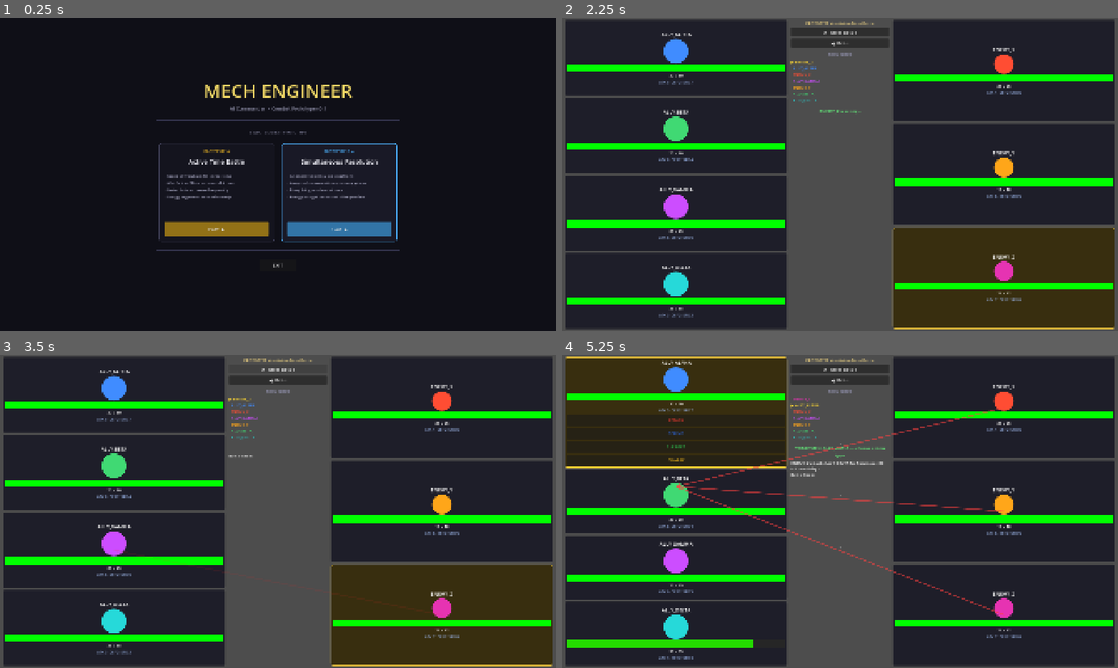
Above: before the commit, frames 1-4 (two rows, left to right).
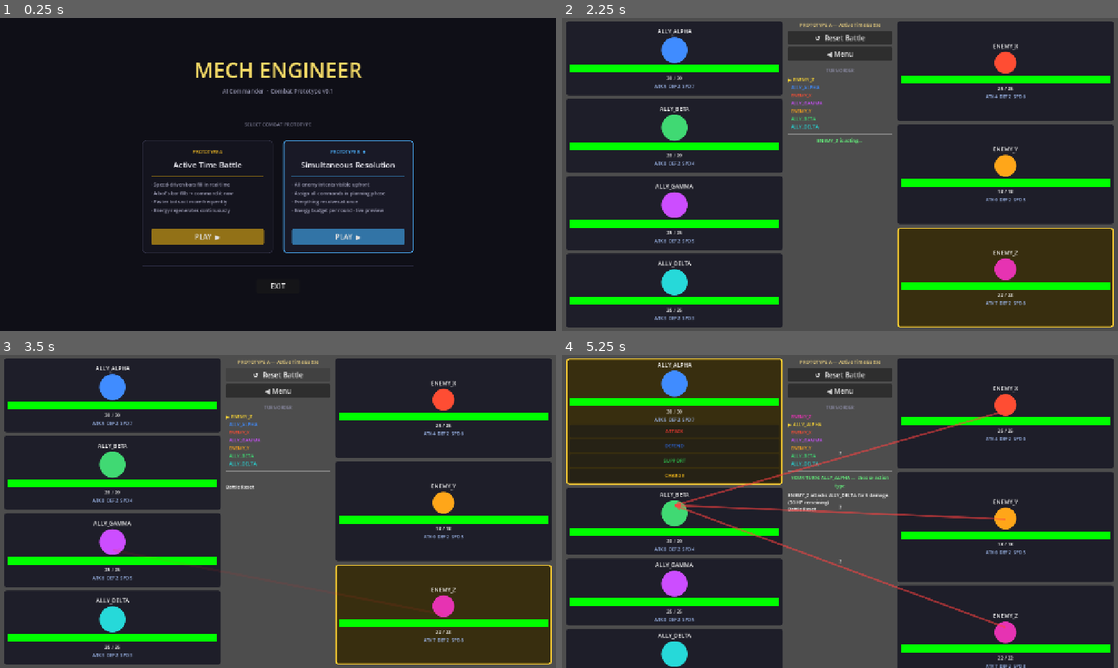
Above: after the commit, the same moments.

Repository: BrickwaII/MechEngineer
Game: Godot game, scene res://menu/main_menu.tscn
Same seed, same stepped clock (60 frames per second), same inputs: the game is played once before the commit and once after it.
Inputs (mouse positions are in pixels of both pictures, inside the frame that each line leads up to):
- Up to frame 1 (0.25 s): no input
- Up to frame 2 (2.25 s): click "PLAY ▶" at 0.5 s; click "◀ Menu" at 1.25 s; click "PLAY ▶" at 2 s
- Up to frame 3 (3.5 s): click "↺ Reset Battle" at 2.75 s
- Up to frame 4 (5.25 s): move the mouse to (678, 395) at 3.52 s; click (678, 395) at 3.67 s; click "ATTACK" at 4.25 s; click "Standard Attack [1⚡]" at 5 s

The runs differ from the first frame. In frame 1, 7.4% of the frame differs, in the area x 25-75%, y 14-87%; in frame 2, 9.2%; in frame 3, 8.9%; in frame 4, 25%, in the area x 0-100%, y 0-100%.
Error in both runs: Invalid operands 'Object' and 'String' in operator '=='. (res://battle/main.gd:272)

Commit message:
Revert forced maximize; revert oversized fonts to 1280x720 reference sizes
The canvas_items+expand stretch mode already fills the window at any size.
The forced maximize (mode=2) and 1920x1080 viewport were wrong — they
prevented the window from being freely resizable. Restoring 1280x720 as
the reference canvas means the window opens at a sensible default size
and scales cleanly from the 1024x600 minimum up to any resolution.

https://claude.ai/code/session_01Hq1UEyB5oYtHBnZEzr6a3e

Diff:
--- a/battle/bot_card.gd
+++ b/battle/bot_card.gd
@@ -78,7 +78,7 @@
 	_name_label = Label.new()
 	_name_label.text = data.bot_name
 	_name_label.horizontal_alignment = HORIZONTAL_ALIGNMENT_CENTER
-	_name_label.add_theme_font_size_override("font_size", 17)
+	_name_label.add_theme_font_size_override("font_size", 13)
 	vbox.add_child(_name_label)
 
 	var icon_center := CenterContainer.new()
@@ -102,7 +102,7 @@
 	_health_bar.max_value = 100.0
 	_health_bar.value = 100.0
 	_health_bar.show_percentage = false
-	_health_bar.custom_minimum_size = Vector2(80, 24)
+	_health_bar.custom_minimum_size = Vector2(60, 18)
 	_health_bar.size_flags_horizontal = Control.SIZE_EXPAND_FILL
 
 	var bg_style := StyleBoxFlat.new()
@@ -116,26 +116,26 @@
 
 	_hp_label = Label.new()
 	_hp_label.horizontal_alignment = HORIZONTAL_ALIGNMENT_CENTER
-	_hp_label.add_theme_font_size_override("font_size", 14)
+	_hp_label.add_theme_font_size_override("font_size", 11)
 	vbox.add_child(_hp_label)
 
 	# Stats row: ATK · DEF · SPD
 	_stats_label = Label.new()
 	_stats_label.horizontal_alignment = HORIZONTAL_ALIGNMENT_CENTER
-	_stats_label.add_theme_font_size_override("font_size", 13)
+	_stats_label.add_theme_font_size_override("font_size", 10)
 	_stats_label.add_theme_color_override("font_color", Color(0.6, 0.7, 0.9))
 	vbox.add_child(_stats_label)
 
 	_assignment_label = Label.new()
 	_assignment_label.horizontal_alignment = HORIZONTAL_ALIGNMENT_CENTER
-	_assignment_label.add_theme_font_size_override("font_size", 13)
+	_assignment_label.add_theme_font_size_override("font_size", 10)
 	_assignment_label.add_theme_color_override("font_color", Color(0.7, 0.9, 0.7))
 	_assignment_label.visible = false
 	vbox.add_child(_assignment_label)
 
 	if interactive:
 		_step_panel = VBoxContainer.new()
-		_step_panel.add_theme_constant_override("separation", 6)
+		_step_panel.add_theme_constant_override("separation", 4)
 		_step_panel.visible = false
 		vbox.add_child(_step_panel)
 
@@ -156,8 +156,8 @@
 		var btn := Button.new()
 		btn.text = d[0] as String
 		btn.size_flags_horizontal = Control.SIZE_EXPAND_FILL
-		btn.custom_minimum_size = Vector2(0, 40)
-		btn.add_theme_font_size_override("font_size", 14)
+		btn.custom_minimum_size = Vector2(0, 30)
+		btn.add_theme_font_size_override("font_size", 11)
 		btn.add_theme_color_override("font_color", d[2] as Color)
 		var cat: String = d[1]
 		btn.pressed.connect(func() -> void: category_chosen.emit(cat))
@@ -175,8 +175,8 @@
 		if skill.description != "":
 			btn.tooltip_text = skill.description
 		btn.size_flags_horizontal = Control.SIZE_EXPAND_FILL
-		btn.custom_minimum_size = Vector2(0, 36)
-		btn.add_theme_font_size_override("font_size", 13)
+		btn.custom_minimum_size = Vector2(0, 28)
+		btn.add_theme_font_size_override("font_size", 10)
 		var s := skill
 		btn.pressed.connect(func() -> void: skill_or_back.emit(s))
 		_step_panel.add_child(btn)
@@ -194,13 +194,13 @@
 	var lbl := Label.new()
 	lbl.text = preview_text
 	lbl.autowrap_mode = TextServer.AUTOWRAP_WORD_SMART
-	lbl.add_theme_font_size_override("font_size", 13)
+	lbl.add_theme_font_size_override("font_size", 10)
 	lbl.add_theme_color_override("font_color", Color(0.8, 1.0, 0.8))
 	_step_panel.add_child(lbl)
 	var confirm_btn := Button.new()
 	confirm_btn.text = "CONFIRM"
 	confirm_btn.size_flags_horizontal = Control.SIZE_EXPAND_FILL
-	confirm_btn.custom_minimum_size = Vector2(0, 42)
+	confirm_btn.custom_minimum_size = Vector2(0, 32)
 	confirm_btn.pressed.connect(func() -> void: preview_result.emit(true))
 	_step_panel.add_child(confirm_btn)
 	var back_btn := Button.new()
--- a/battle/main.gd
+++ b/battle/main.gd
@@ -43,7 +43,7 @@
 	# Center column
 	var center := VBoxContainer.new()
 	center.size_flags_horizontal = Control.SIZE_SHRINK_CENTER
-	center.custom_minimum_size   = Vector2(340, 0)
+	center.custom_minimum_size   = Vector2(240, 0)
 	center.size_flags_vertical   = Control.SIZE_EXPAND_FILL
 	center.add_theme_constant_override("separation", 6)
 	hbox.add_child(center)
@@ -51,7 +51,7 @@
 	var header := Label.new()
 	header.text = "PROTOTYPE A — Active Time Battle"
 	header.horizontal_alignment = HORIZONTAL_ALIGNMENT_CENTER
-	header.add_theme_font_size_override("font_size", 14)
+	header.add_theme_font_size_override("font_size", 11)
 	header.add_theme_color_override("font_color", Color(0.9, 0.8, 0.5))
 	center.add_child(header)
 
@@ -72,7 +72,7 @@
 	var queue_header := Label.new()
 	queue_header.text = "TURN ORDER"
 	queue_header.horizontal_alignment = HORIZONTAL_ALIGNMENT_CENTER
-	queue_header.add_theme_font_size_override("font_size", 13)
+	queue_header.add_theme_font_size_override("font_size", 10)
 	queue_header.add_theme_color_override("font_color", Color(0.55, 0.55, 0.65))
 	center.add_child(queue_header)
 
@@ -85,7 +85,7 @@
 
 	_status_label = Label.new()
 	_status_label.horizontal_alignment = HORIZONTAL_ALIGNMENT_CENTER
-	_status_label.add_theme_font_size_override("font_size", 15)
+	_status_label.add_theme_font_size_override("font_size", 11)
 	_status_label.add_theme_color_override("font_color", Color(0.4, 1.0, 0.5))
 	_status_label.autowrap_mode = TextServer.AUTOWRAP_WORD_SMART
 	center.add_child(_status_label)
@@ -94,7 +94,7 @@
 	_combat_log.size_flags_vertical = Control.SIZE_EXPAND_FILL
 	_combat_log.fit_content = false
 	_combat_log.scroll_active = true
-	_combat_log.add_theme_font_size_override("normal_font_size", 14)
+	_combat_log.add_theme_font_size_override("normal_font_size", 11)
 	center.add_child(_combat_log)
 
 	# Enemy column
@@ -134,14 +134,14 @@
 	for ally: BotData in battle_manager.allies:
 		var card := BotCard.new()
 		_ally_column.add_child(card)
-		card.setup(ally, 85, true)
+		card.setup(ally, 60, true)
 		card.card_clicked.connect(_on_card_clicked)
 		bot_to_card[ally] = card
 
 	for enemy: BotData in battle_manager.enemies:
 		var card := BotCard.new()
 		_enemy_column.add_child(card)
-		card.setup(enemy, 68, false)
+		card.setup(enemy, 50, false)
 		card.card_clicked.connect(_on_card_clicked)
 		bot_to_card[enemy] = card
 
@@ -168,7 +168,7 @@
 		if bot.is_dead:
 			continue
 		var lbl := Label.new()
-		lbl.add_theme_font_size_override("font_size", 14)
+		lbl.add_theme_font_size_override("font_size", 11)
 		if i == idx:
 			lbl.text = "▶ " + bot.bot_name
 			lbl.add_theme_color_override("font_color", Color(1.0, 0.85, 0.2))
--- a/menu/main_menu.gd
+++ b/menu/main_menu.gd
@@ -29,14 +29,14 @@
 	var title := Label.new()
 	title.text = "MECH ENGINEER"
 	title.horizontal_alignment = HORIZONTAL_ALIGNMENT_CENTER
-	title.add_theme_font_size_override("font_size", 64)
+	title.add_theme_font_size_override("font_size", 48)
 	title.add_theme_color_override("font_color", Color(0.95, 0.85, 0.4))
 	title_box.add_child(title)
 
 	var subtitle := Label.new()
 	subtitle.text = "AI Commander  ·  Combat Prototype v0.1"
 	subtitle.horizontal_alignment = HORIZONTAL_ALIGNMENT_CENTER
-	subtitle.add_theme_font_size_override("font_size", 17)
+	subtitle.add_theme_font_size_override("font_size", 13)
 	subtitle.add_theme_color_override("font_color", Color(0.55, 0.55, 0.65))
 	title_box.add_child(subtitle)
 
@@ -46,7 +46,7 @@
 	var pick := Label.new()
 	pick.text = "SELECT COMBAT PROTOTYPE"
 	pick.horizontal_alignment = HORIZONTAL_ALIGNMENT_CENTER
-	pick.add_theme_font_size_override("font_size", 14)
+	pick.add_theme_font_size_override("font_size", 11)
 	pick.add_theme_color_override("font_color", Color(0.5, 0.5, 0.6))
 	col.add_child(pick)
 
@@ -94,7 +94,7 @@
 
 	var exit_btn := Button.new()
 	exit_btn.text = "EXIT"
-	exit_btn.custom_minimum_size = Vector2(130, 42)
+	exit_btn.custom_minimum_size = Vector2(100, 32)
 	exit_btn.pressed.connect(func() -> void: get_tree().quit())
 	bottom_row.add_child(exit_btn)
 
@@ -104,7 +104,7 @@
 		accent: Color, bullets: Array, scene_path: String, active: bool) -> void:
 
 	var card := PanelContainer.new()
-	card.custom_minimum_size = Vector2(400, 340)
+	card.custom_minimum_size = Vector2(300, 260)
 
 	var card_style := StyleBoxFlat.new()
 	card_style.bg_color = Color(0.10, 0.10, 0.15) if active else Color(0.08, 0.08, 0.12)
@@ -130,7 +130,7 @@
 	# Proto tag
 	var proto_tag := Label.new()
 	proto_tag.text = proto_label + ("  ★" if active else "")
-	proto_tag.add_theme_font_size_override("font_size", 13)
+	proto_tag.add_theme_font_size_override("font_size", 10)
 	proto_tag.add_theme_color_override("font_color", accent)
 	proto_tag.horizontal_alignment = HORIZONTAL_ALIGNMENT_CENTER
 	vbox.add_child(proto_tag)
@@ -139,7 +139,7 @@
 	var mode_title := Label.new()
 	mode_title.text = title
 	mode_title.horizontal_alignment = HORIZONTAL_ALIGNMENT_CENTER
-	mode_title.add_theme_font_size_override("font_size", 22)
+	mode_title.add_theme_font_size_override("font_size", 18)
 	mode_title.add_theme_color_override("font_color", Color(0.92, 0.92, 0.95))
 	vbox.add_child(mode_title)
 
@@ -161,7 +161,7 @@
 	for b: String in bullets:
 		var lbl := Label.new()
 		lbl.text = "· " + b
-		lbl.add_theme_font_size_override("font_size", 14)
+		lbl.add_theme_font_size_override("font_size", 11)
 		lbl.add_theme_color_override("font_color", Color(0.65, 0.65, 0.75))
 		lbl.autowrap_mode = TextServer.AUTOWRAP_WORD_SMART
 		bullet_box.add_child(lbl)
@@ -169,7 +169,7 @@
 	# Play button
 	var play_btn := Button.new()
 	play_btn.text = "PLAY  ▶"
-	play_btn.custom_minimum_size = Vector2(0, 48)
+	play_btn.custom_minimum_size = Vector2(0, 36)
 	play_btn.size_flags_horizontal = Control.SIZE_EXPAND_FILL
 
 	var btn_style_normal := StyleBoxFlat.new()
@@ -200,7 +200,7 @@
 
 func _add_rule(parent: Control) -> void:
 	var rule := HSeparator.new()
-	rule.custom_minimum_size = Vector2(840, 1)
+	rule.custom_minimum_size = Vector2(560, 1)
 	var s := StyleBoxFlat.new()
 	s.bg_color = Color(0.2, 0.2, 0.3)
 	s.content_margin_top    = 1
--- a/project.godot
+++ b/project.godot
@@ -17,11 +17,10 @@
 
 [display]
 
-window/size/viewport_width=1920
-window/size/viewport_height=1080
+window/size/viewport_width=1280
+window/size/viewport_height=720
 window/size/min_width=1024
 window/size/min_height=600
-window/size/mode=2
 window/stretch/mode="canvas_items"
 window/stretch/aspect="expand"
 
--- a/prototype_b/enemy_card.gd
+++ b/prototype_b/enemy_card.gd
@@ -51,11 +51,11 @@
 	_name_label = Label.new()
 	_name_label.text = data.enemy_name
 	_name_label.horizontal_alignment = HORIZONTAL_ALIGNMENT_CENTER
-	_name_label.add_theme_font_size_override("font_size", 14)
+	_name_label.add_theme_font_size_override("font_size", 11)
 	vbox.add_child(_name_label)
 
 	# Colored icon circle
-	var icon_size := 62
+	var icon_size := 46
 	var icon_center := CenterContainer.new()
 	icon_center.custom_minimum_size = Vector2(icon_size, icon_size)
 	vbox.add_child(icon_center)
@@ -75,7 +75,7 @@
 	_hp_bar.min_value = 0.0
 	_hp_bar.max_value = 100.0
 	_hp_bar.show_percentage = false
-	_hp_bar.custom_minimum_size = Vector2(90, 16)
+	_hp_bar.custom_minimum_size = Vector2(80, 12)
 	_hp_bar.size_flags_horizontal = Control.SIZE_EXPAND_FILL
 	var bg := StyleBoxFlat.new()
 	bg.bg_color = Color(0.12, 0.12, 0.12)
@@ -87,18 +87,18 @@
 
 	_hp_label = Label.new()
 	_hp_label.horizontal_alignment = HORIZONTAL_ALIGNMENT_CENTER
-	_hp_label.add_theme_font_size_override("font_size", 13)
+	_hp_label.add_theme_font_size_override("font_size", 10)
 	vbox.add_child(_hp_label)
 
 	_intent_label = Label.new()
 	_intent_label.horizontal_alignment = HORIZONTAL_ALIGNMENT_CENTER
-	_intent_label.add_theme_font_size_override("font_size", 13)
+	_intent_label.add_theme_font_size_override("font_size", 10)
 	_intent_label.add_theme_color_override("font_color", Color(1.0, 0.8, 0.4))
 	vbox.add_child(_intent_label)
 
 	_preview_label = Label.new()
 	_preview_label.horizontal_alignment = HORIZONTAL_ALIGNMENT_CENTER
-	_preview_label.add_theme_font_size_override("font_size", 13)
+	_preview_label.add_theme_font_size_override("font_size", 10)
 	_preview_label.add_theme_color_override("font_color", Color(1.0, 0.3, 0.3))
 	_preview_label.visible = false
 	vbox.add_child(_preview_label)
@@ -106,7 +106,7 @@
 	_preview_skull = Label.new()
 	_preview_skull.text = "FATAL"
 	_preview_skull.horizontal_alignment = HORIZONTAL_ALIGNMENT_CENTER
-	_preview_skull.add_theme_font_size_override("font_size", 12)
+	_preview_skull.add_theme_font_size_override("font_size", 9)
 	_preview_skull.add_theme_color_override("font_color", Color(1.0, 0.1, 0.1))
 	_preview_skull.visible = false
 	vbox.add_child(_preview_skull)
--- a/prototype_b/sim_battle_ui.gd
+++ b/prototype_b/sim_battle_ui.gd
@@ -143,7 +143,7 @@
 
 	var enemy_header := Label.new()
 	enemy_header.text = "ENEMIES"
-	enemy_header.add_theme_font_size_override("font_size", 13)
+	enemy_header.add_theme_font_size_override("font_size", 10)
 	enemy_header.add_theme_color_override("font_color", Color(0.8, 0.4, 0.4))
 	enemy_header.horizontal_alignment = HORIZONTAL_ALIGNMENT_CENTER
 	enemy_section.add_child(enemy_header)
@@ -161,7 +161,7 @@
 
 	var bot_header := Label.new()
 	bot_header.text = "SQUAD"
-	bot_header.add_theme_font_size_override("font_size", 13)
+	bot_header.add_theme_font_size_override("font_size", 10)
 	bot_header.add_theme_color_override("font_color", Color(0.4, 0.7, 1.0))
 	bot_header.horizontal_alignment = HORIZONTAL_ALIGNMENT_CENTER
 	bot_section.add_child(bot_header)
@@ -179,7 +179,7 @@
 
 	_status_label = Label.new()
 	_status_label.text = ""
-	_status_label.add_theme_font_size_override("font_size", 14)
+	_status_label.add_theme_font_size_override("font_size", 11)
 	_status_label.size_flags_horizontal = Control.SIZE_EXPAND_FILL
 	ctrl_row.add_child(_status_label)
 
@@ -233,7 +233,7 @@
 	_picker_overlay.add_child(center)
 
 	var panel := PanelContainer.new()
-	panel.custom_minimum_size = Vector2(320, 0)
+	panel.custom_minimum_size = Vector2(250, 0)
 	center.add_child(panel)
 
 	var inner_margin := MarginContainer.new()
@@ -264,7 +264,7 @@
 
 		var card := BotCard.new()
 		col.add_child(card)
-		card.setup(bot, 55, false)
+		card.setup(bot, 40, false)
 		card.card_clicked.connect(_on_bot_card_clicked)
 		_bot_cards[bot.id] = card
 
@@ -293,8 +293,8 @@
 		var btn := Button.new()
 		btn.text = label
 		btn.size_flags_horizontal = Control.SIZE_EXPAND_FILL
-		btn.custom_minimum_size   = Vector2(0, 40)
-		btn.add_theme_font_size_override("font_size", 13)
+		btn.custom_minimum_size   = Vector2(0, 32)
+		btn.add_theme_font_size_override("font_size", 10)
 		btn.add_theme_color_override("font_color", col)
 		btn.autowrap_mode = TextServer.AUTOWRAP_WORD_SMART
 		var captured_cat: String = cat
@@ -359,7 +359,7 @@
 	var header := Label.new()
 	header.text = "%s — %s" % [bot.bot_name, cat.to_upper()]
 	header.horizontal_alignment = HORIZONTAL_ALIGNMENT_CENTER
-	header.add_theme_font_size_override("font_size", 16)
+	header.add_theme_font_size_override("font_size", 12)
 	_picker_vbox.add_child(header)
 
 	var sep := HSeparator.new()
@@ -372,8 +372,8 @@
 		btn.tooltip_text = skill.description
 		btn.add_theme_color_override("font_color", col)
 		btn.size_flags_horizontal = Control.SIZE_EXPAND_FILL
-		btn.custom_minimum_size   = Vector2(0, 46)
-		btn.add_theme_font_size_override("font_size", 14)
+		btn.custom_minimum_size   = Vector2(0, 36)
+		btn.add_theme_font_size_override("font_size", 11)
 		var s: SkillData = skill
 		btn.pressed.connect(func() -> void: _on_picker_skill_pressed(s))
 		_picker_vbox.add_child(btn)
